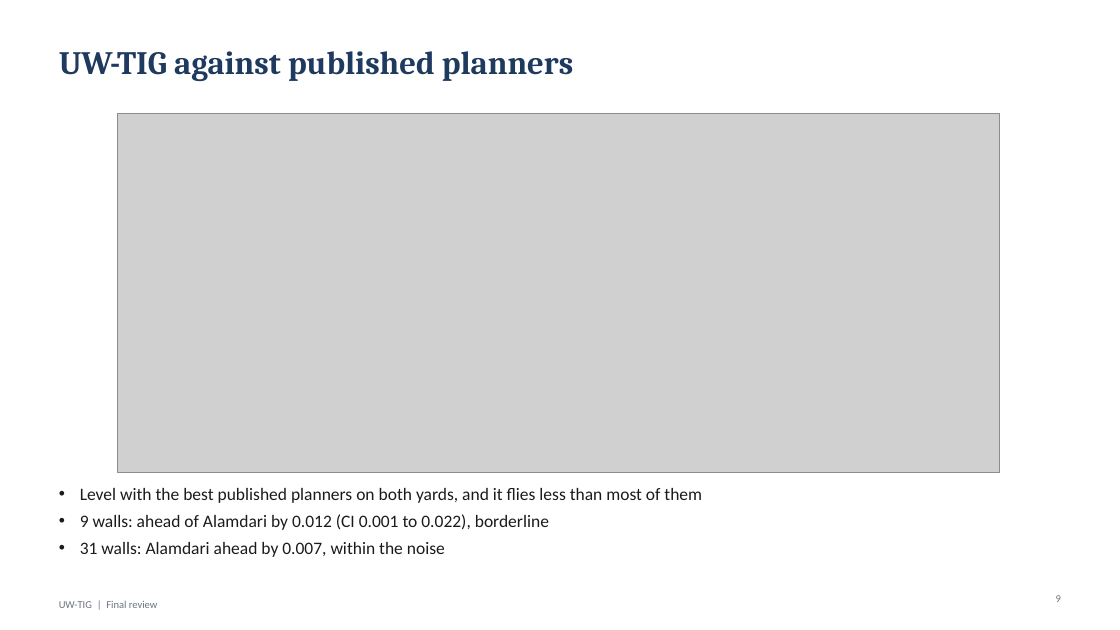
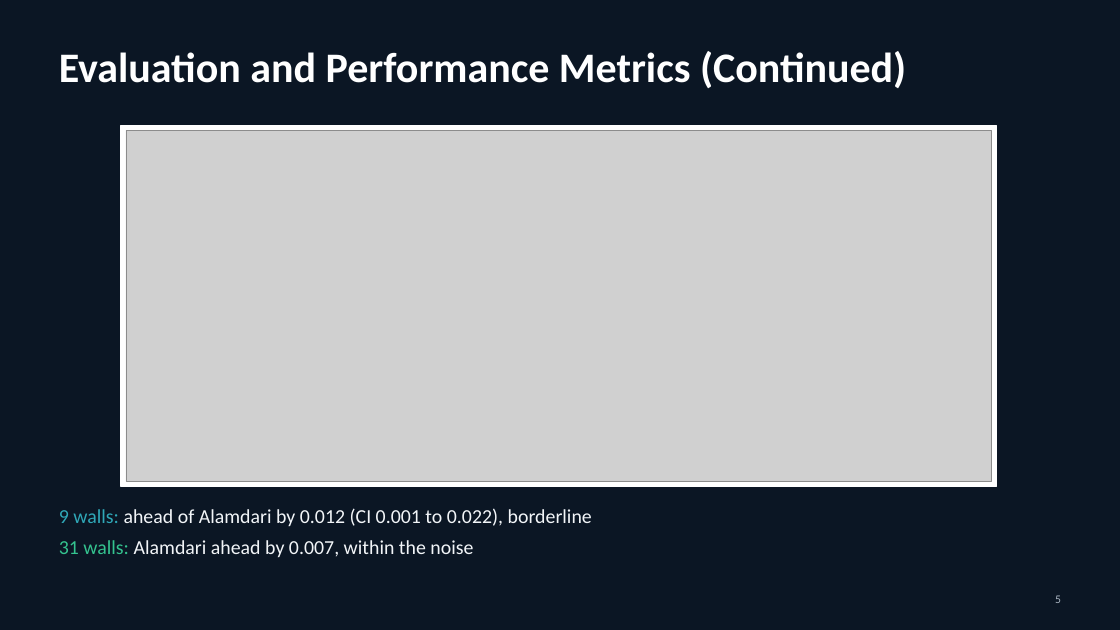
Before and after one commit to DrNeel11/project_work_1, a slide deck: slide 5 of drone-sim-today/UW-TIG_Review_Deck.pptx (slide 9 before the commit). Drawn at 1120x630 pixels with LibreOffice and Linux fonts; fonts in the diff are those of the drawing; grey boxes stand for pictures. Boxes give left, top, right and bottom in pixels: in the first picture for what was removed or moved away, otherwise in the second. Text is boxed around its words. In the diff, an @@ line names an element or a change of style, - is before the commit and + after.

```diff
--- a/drone-sim-today/UW-TIG_Review_Deck.pptx
+++ b/drone-sim-today/UW-TIG_Review_Deck.pptx
@@ background #FFFFFF to #0B1624 @@
@@ title removed at [59,51,573,81] @@
-UW-TIG against published planners
@@ title added at [59,51,906,88], 36 pt, text #FFFFFF, bold @@
+Evaluation and Performance Metrics (Continued)
@@ rectangle added at [121,125,996,486], fill #FFFFFF, outline #FFFFFF 1 pt @@
@@ picture: place and size @@
-picture at [118,113,1000,472]
+picture at [126,130,991,481]
@@ text "9 walls: ahead of Alamdari ...": place and size @@
-text "9 walls: ahead of Alamdari ..." at [80,488,702,557]
+text "9 walls: ahead of Alamdari ..." at [59,508,592,558]
@@ text "9 walls: ahead of Alamdari ..." at [59,508,592,558]: size 15 to 17 pt; text colour #1B1B1B to #2FA8B8 in "9 walls:"; text colour #1B1B1B to #F2F5F8 in "ahead of Alamdari by 0.012 (CI 0.001 ...", "Alamdari ahead by 0.007, within the noise"; text colour #1B1B1B to #34C38F in "31 walls:"; indent changed; more space between paragraphs @@
@@ text at [80,488,702,503]: paragraph removed @@
-• Level with the best published planners on both yards, and it flies less than most of them
@@ text at [1055,595,1061,603]: text changed; size 9 to 10 pt; text colour #6B7280 to #A9B4C0 @@
-9
+5
@@ text removed at [59,601,158,608] @@
-UW-TIG | Final review
```
Also in this commit, not shown: 9 other slides changed, 3 slides added, 3 slides removed, 1 other file.
